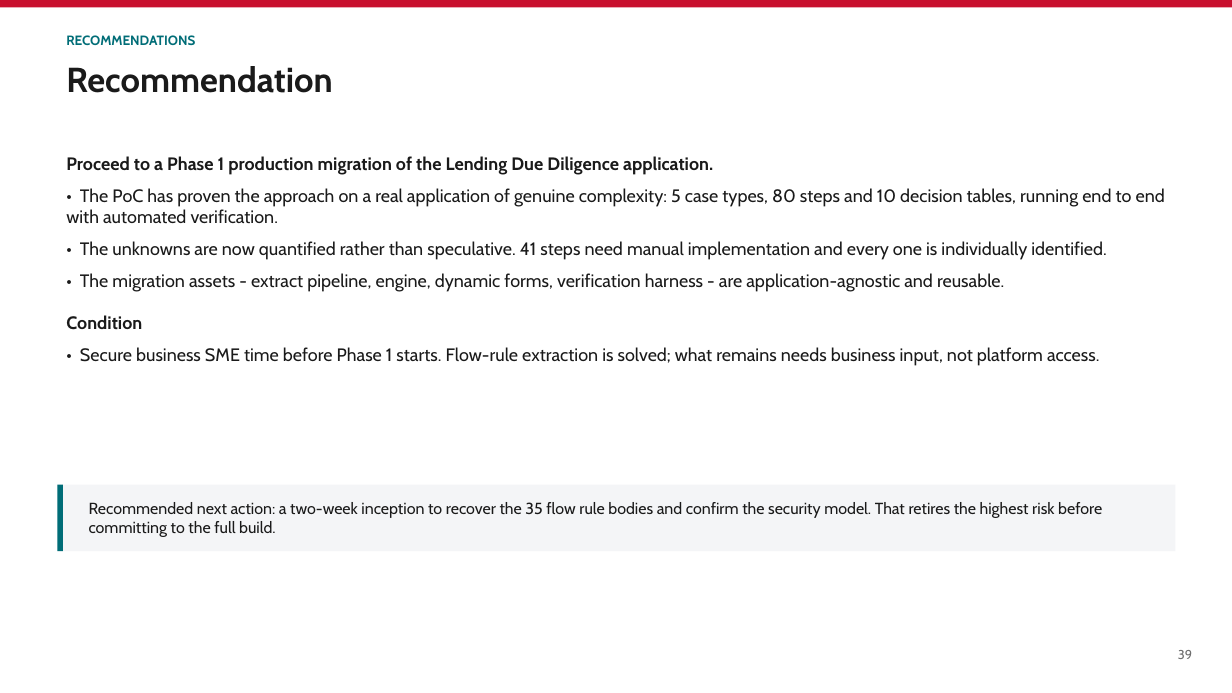
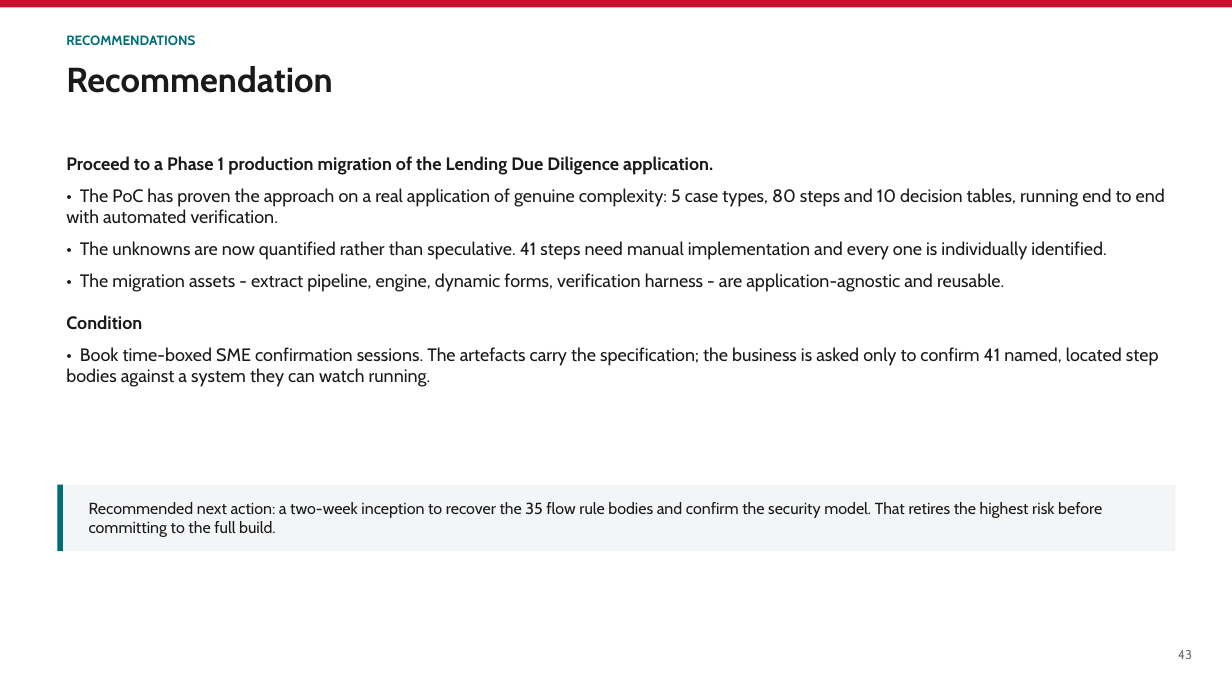
Before and after one commit to parclarke/LDD, a slide deck: slide 43 of lending-due-diligence-app/docs/Pega-to-PowerPlatform-Migration-PoC.pptx (slide 39 before the commit). Drawn at 1232x693 pixels with LibreOffice and Linux fonts; fonts in the diff are those of the drawing. Boxes give left, top, right and bottom in pixels: in the first picture for what was removed or moved away, otherwise in the second. Text is boxed around its words. In the diff, an @@ line names an element or a change of style, - is before the commit and + after.

```diff
--- a/lending-due-diligence-app/docs/Pega-to-PowerPlatform-Migration-PoC.pptx
+++ b/lending-due-diligence-app/docs/Pega-to-PowerPlatform-Migration-PoC.pptx
@@ text at (x1=66, y1=347, x2=1159, y2=387): text changed @@
-• Secure business SME time before Phase 1 starts. Flow-rule extraction is solved; what remains needs business input, not platform access.
+• Book time-boxed SME confirmation sessions. The artefacts carry the specification; the business is asked only to confirm 41 named, located step bodies against a system they can watch running.
@@ text at (x1=1178, y1=650, x2=1192, y2=659): text changed @@
-39
+43
```
Also in this commit, not shown: 46 other slides changed, 4 slides added, 3 other files.
